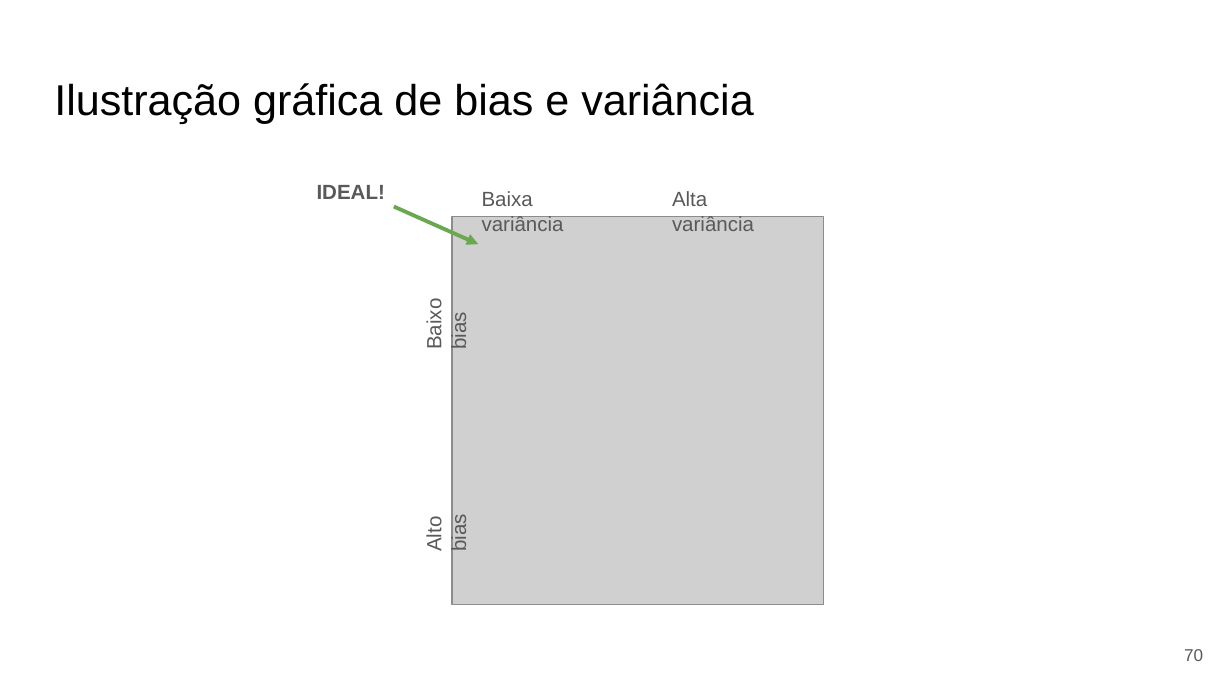
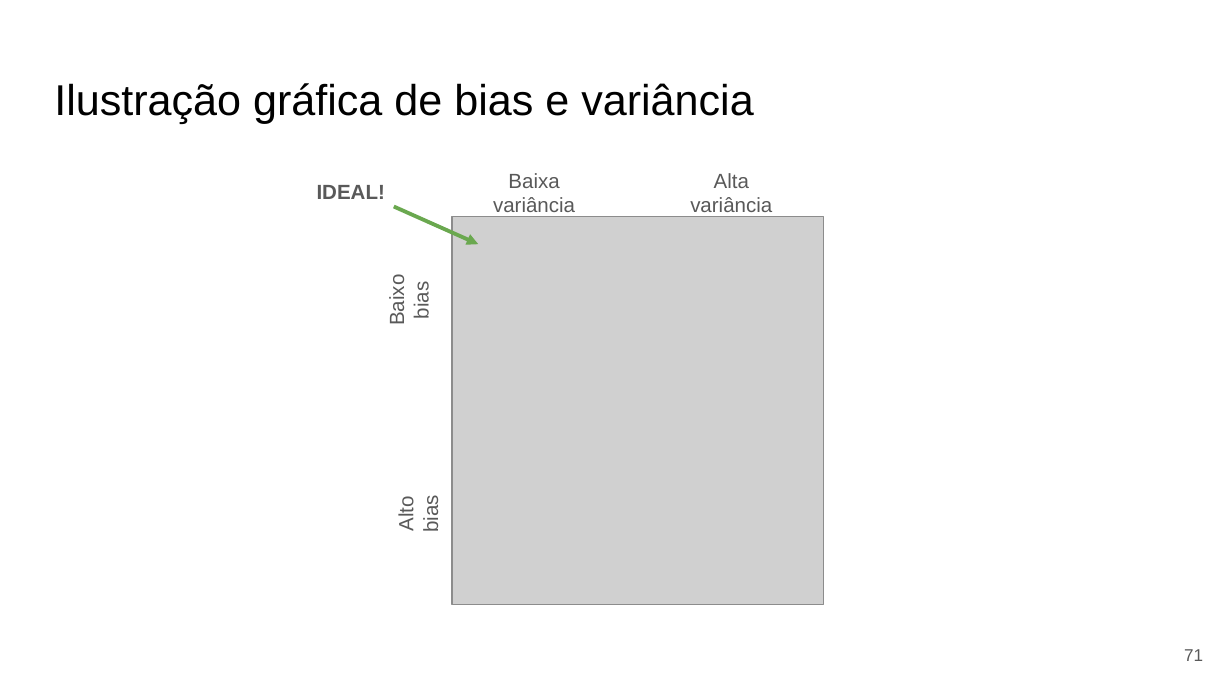
Before and after one commit to Redes-Neurais-2025-1/G5_DescidasGradiente_Fitting_Regularizacao, a slide deck: slide 71 of documentos/apresentacao.pptx (slide 70 before the commit). Drawn at 1232x693 pixels with LibreOffice and Linux fonts; fonts in the diff are those of the drawing; grey boxes stand for pictures. Boxes give left, top, right and bottom in pixels: in the first picture for what was removed or moved away, otherwise in the second. Text is boxed around its words. In the diff, an @@ line names an element or a change of style, - is before the commit and + after.

```diff
--- a/documentos/apresentacao.pptx
+++ b/documentos/apresentacao.pptx
@@ text "Baixa variância" moved from (x1=482, y1=191, x2=564, y2=231) to (x1=493, y1=173, x2=575, y2=217) @@
@@ text "Alta variância" moved from (x1=672, y1=191, x2=754, y2=231) to (x1=690, y1=173, x2=772, y2=217) @@
@@ alignment left to centre in 4 elements at (x1=690, y1=173, x2=772, y2=217), (x1=493, y1=173, x2=575, y2=217), (x1=395, y1=498, x2=443, y2=531), (x1=386, y1=280, x2=433, y2=324) @@
@@ text "Baixo bias" moved from (x1=423, y1=304, x2=470, y2=349) to (x1=386, y1=280, x2=433, y2=324) @@
@@ text "Alto bias" moved from (x1=423, y1=517, x2=471, y2=551) to (x1=395, y1=498, x2=443, y2=531) @@
@@ page number at (x1=1184, y1=649, x2=1203, y2=661): text changed @@
-70
+71
```
Also in this commit, not shown: 3 other slides changed, 1 slide added, 1 other file.
